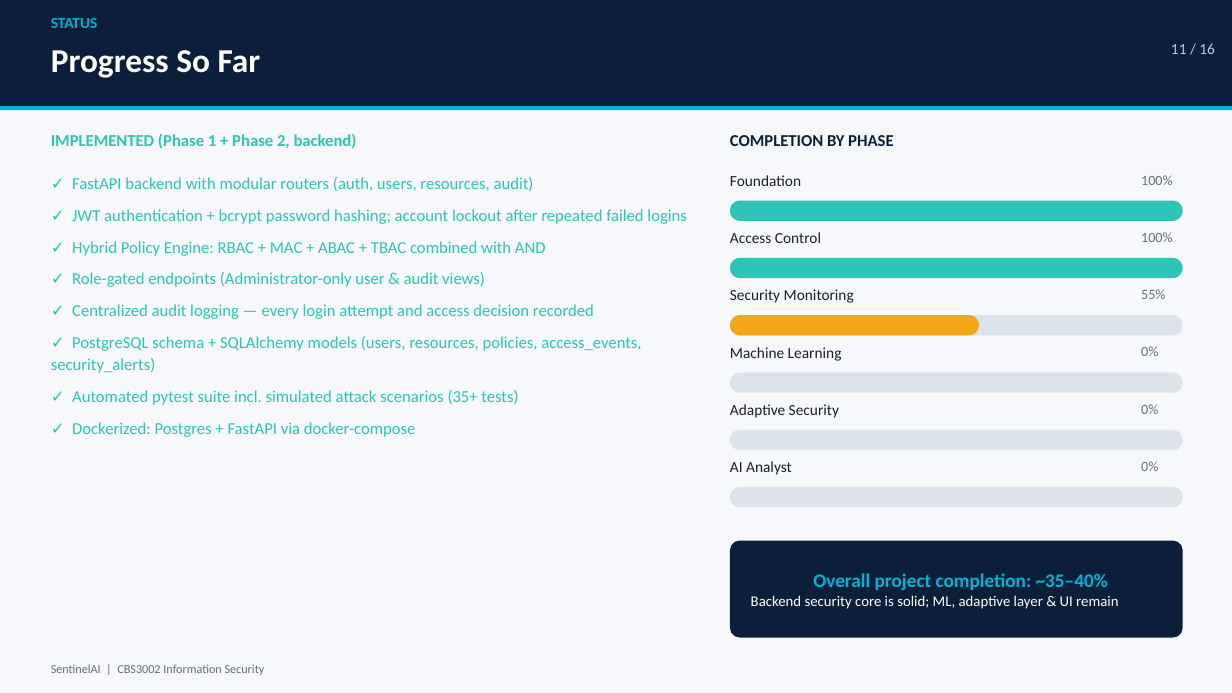
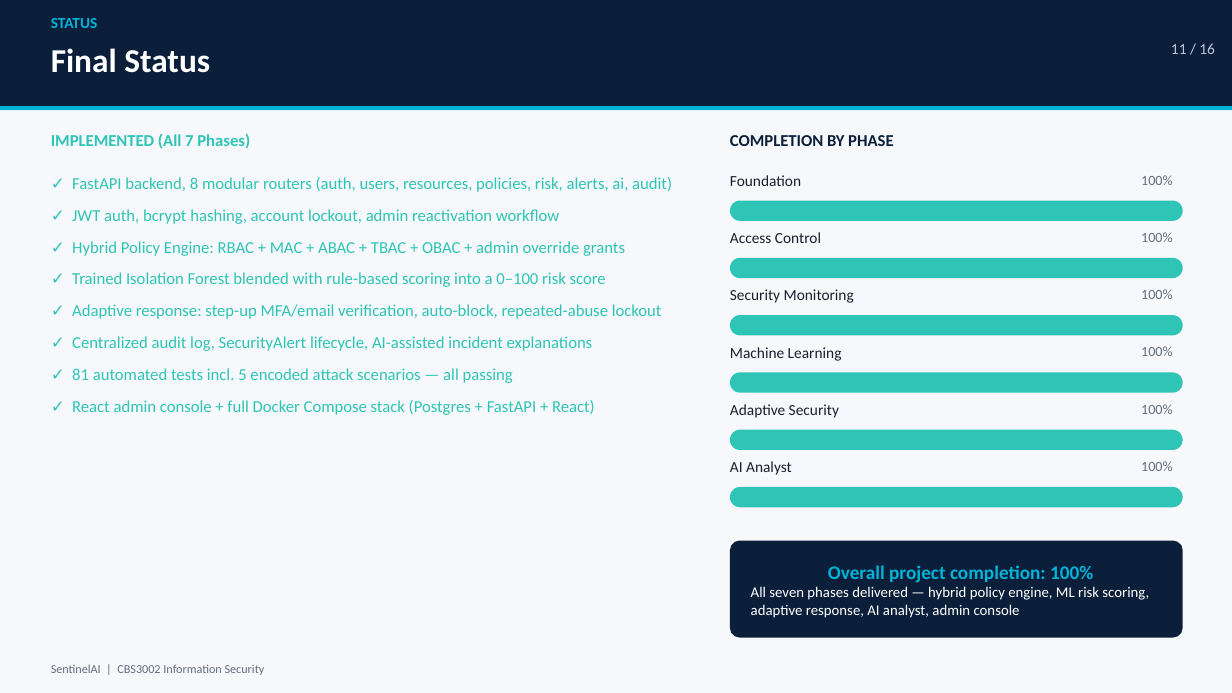
Before and after one commit to atul-23012006/Sentinel-AI, a slide deck: slide 11 of SentinelAI_Presentation.pptx. Drawn at 1232x693 pixels with LibreOffice and Linux fonts; fonts in the diff are those of the drawing. Boxes give left, top, right and bottom in pixels: in the first picture for what was removed or moved away, otherwise in the second. Text is boxed around its words. In the diff, an @@ line names an element or a change of style, - is before the commit and + after.

```diff
--- a/SentinelAI_Presentation.pptx
+++ b/SentinelAI_Presentation.pptx
@@ text at (x1=51, y1=48, x2=210, y2=73): text changed @@
-Progress So Far
+Final Status
@@ text at (x1=51, y1=134, x2=250, y2=149): text changed @@
-IMPLEMENTED (Phase 1 + Phase 2, backend)
+IMPLEMENTED (All 7 Phases)
@@ text at (x1=72, y1=177, x2=672, y2=415): text changed @@
-✓ FastAPI backend with modular routers (auth, users, resources, audit)
-✓ JWT authentication + bcrypt password hashing; account lockout after repeated failed logins
-✓ Hybrid Policy Engine: RBAC + MAC + ABAC + TBAC combined with AND
-✓ Role-gated endpoints (Administrator-only user & audit views)
-✓ Centralized audit logging — every login attempt and access decision recorded
-✓ PostgreSQL schema + SQLAlchemy models (users, resources, policies, access_events, security_alerts)
-✓ Automated pytest suite incl. simulated attack scenarios (35+ tests)
-✓ Dockerized: Postgres + FastAPI via docker-compose
+✓ FastAPI backend, 8 modular routers (auth, users, resources, policies, risk, alerts, ai, audit)
+✓ JWT auth, bcrypt hashing, account lockout, admin reactivation workflow
+✓ Hybrid Policy Engine: RBAC + MAC + ABAC + TBAC + OBAC + admin override grants
+✓ Trained Isolation Forest blended with rule-based scoring into a 0–100 risk score
+✓ Adaptive response: step-up MFA/email verification, auto-block, repeated-abuse lockout
+✓ Centralized audit log, SecurityAlert lifecycle, AI-assisted incident explanations
+✓ 81 automated tests incl. 5 encoded attack scenarios — all passing
+✓ React admin console + full Docker Compose stack (Postgres + FastAPI + React)
@@ text at (x1=1141, y1=289, x2=1173, y2=299): text changed @@
-55%
+100%
@@ rounded rectangle resized from (x1=730, y1=315, x2=979, y2=335) to (x1=730, y1=315, x2=1183, y2=335) @@
@@ rounded rectangle at (x1=730, y1=315, x2=1183, y2=335): fill #F2A619 to #2EC4B6 @@
@@ rounded rectangle removed at (x1=730, y1=315, x2=1183, y2=335) @@
@@ text at (x1=1141, y1=346, x2=1173, y2=356): text changed @@
-0%
+100%
@@ text at (x1=1141, y1=404, x2=1173, y2=414): text changed @@
-0%
+100%
@@ text at (x1=1141, y1=461, x2=1173, y2=471): text changed @@
-0%
+100%
@@ fill #DDE3EB to #2EC4B6 in 3 elements at (x1=730, y1=372, x2=1183, y2=393), (x1=730, y1=430, x2=1183, y2=450), (x1=730, y1=487, x2=1183, y2=507) @@
@@ text in rounded rectangle at (x1=751, y1=565, x2=1149, y2=618): text changed @@
-Overall project completion: ~35–40%
-Backend security core is solid; ML, adaptive layer & UI remain
+Overall project completion: 100%
+All seven phases delivered — hybrid policy engine, ML risk scoring, adaptive response, AI analyst, admin console
```
Also in this commit, not shown: 10 other slides changed, 20 other files.
